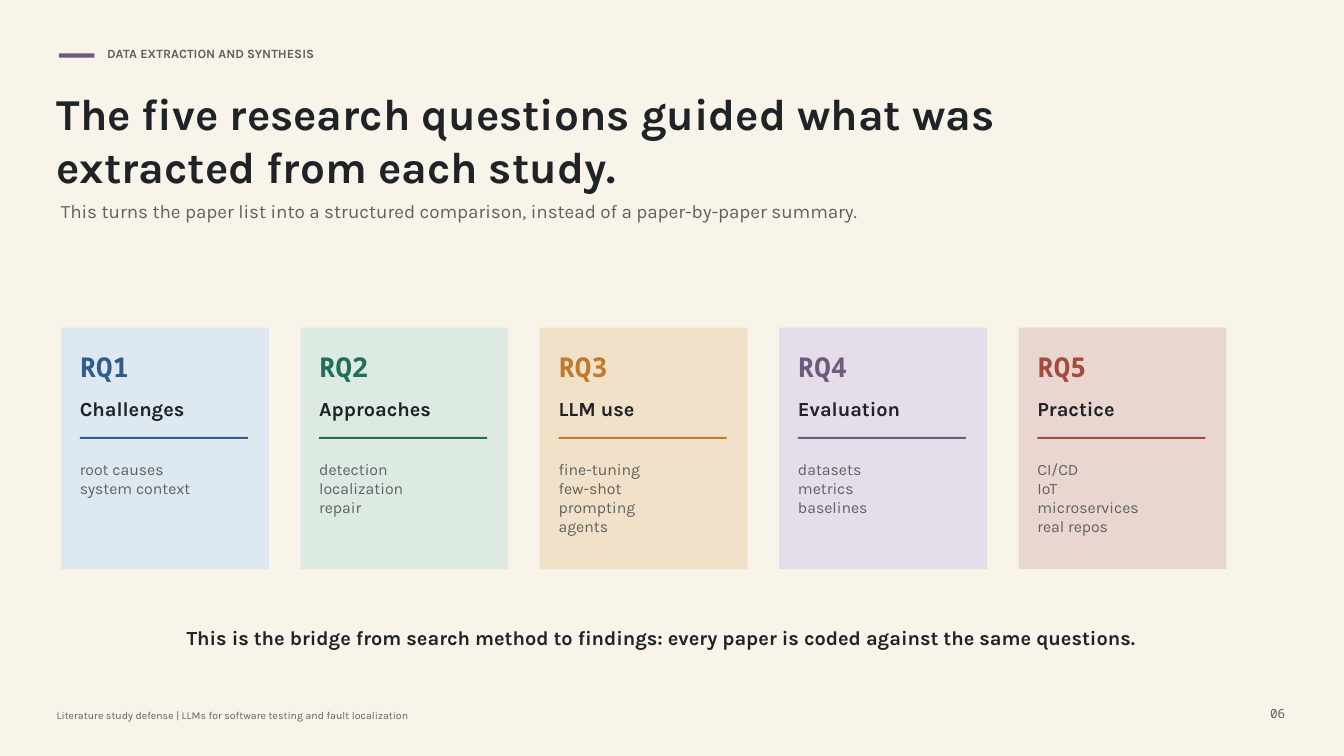
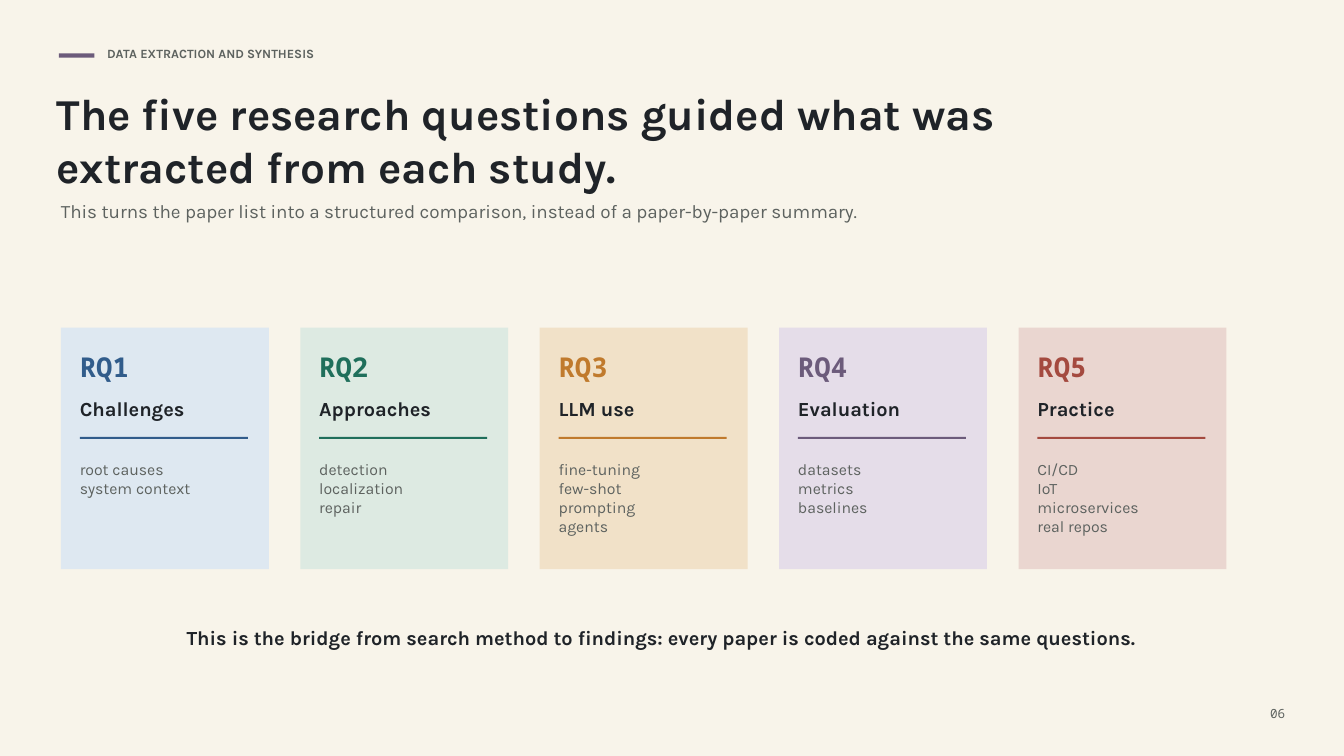
Before and after one commit to jinziniu/llm_location, a slide deck: slide 6 of ls/llm-testing-fault-localization-defense-methodology-focus-with-speaker-notes.pptx. Drawn at 1344x756 pixels with LibreOffice and Linux fonts; fonts in the diff are those of the drawing. Boxes give left, top, right and bottom in pixels: in the first picture for what was removed or moved away, otherwise in the second. Text is boxed around its words. In the diff, an @@ line names an element or a change of style, - is before the commit and + after.

```diff
--- a/ls/llm-testing-fault-localization-defense-methodology-focus-with-speaker-notes.pptx
+++ b/ls/llm-testing-fault-localization-defense-methodology-focus-with-speaker-notes.pptx
@@ text removed at (57, 712, 408, 722) @@
-Literature study defense | LLMs for software testing and fault localization
```
Also in this commit, not shown: 1 other slide changed, 34 other files.
